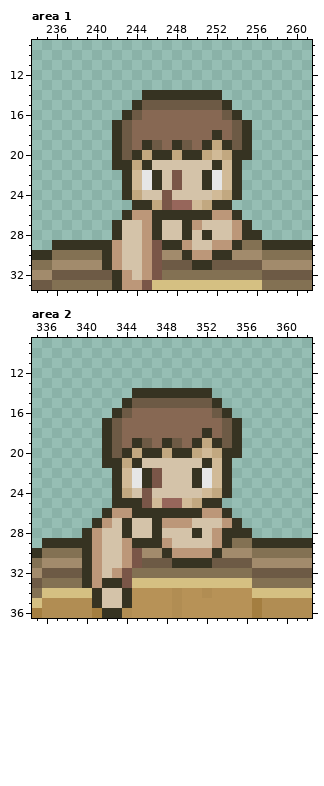
One commit to this pixel-art file: assets/02_architecture/03_brewery/cuve_v2-Sheet.aseprite. Above, as it was before the edit.
2600x116 pixels, 1 frame. Colours within 5 levels of each other are drawn and written as one. Shown: area 1: x 234..261, y 9..33; area 2: x 335..362, y 9..36. The commit also changed other parts of the picture, which this record leaves out.
The same view after the edit:
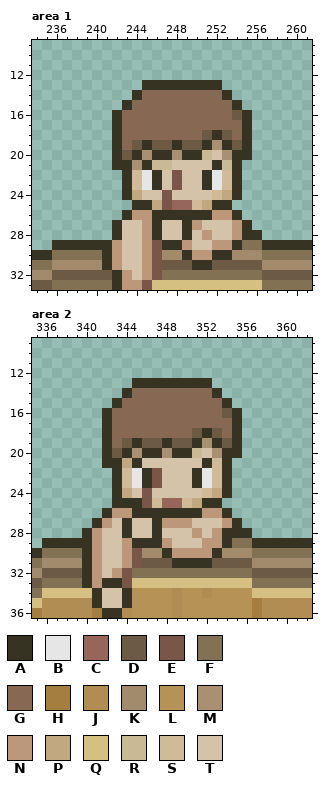
Palette (. is transparent): A #363322  B #e6e6e6  C #97665b  D #6d5a45  E #7a5648  F #837153  G #876853  H #a47e40  J #b18d53  K #a28b6c  L #b79257  M #aa9072  N #bc9779  P #c2a880  Q #d5c082  R #cab995  S #d1ba97  T #d4c3a9
Change:
--- area 1
@@ x 240..257 @@
 12 ..................
-13 ..................
-14 .....AAAAAAAA.....
-15 ....ADDDDDDDDA....
-16 ...ADGGGGGGGGDA...
-17 ..ADGGGGGGGGGGDA..
-18 ..ADGGGGGGGGAGDA..
-19 ..ADGADGADGAPADA..
-20 ..ADAPAAPAAPSPAA..
-21 ..AAPATTTTTTASA...
+13 .....AAAAAAAA.....
+14 ....AGGGGGGGGA....
+15 ...AGGGGGGGGGGA...
+16 ..AGGGGGGGGGGGDA..
+17 ..AGGGGGGGGGGGGA..
+18 ..AGGGGGGGGDADGA..
+19 ..AGDADDADDAMADA..
+20 ..ADAMAAMAARTMAA..
+21 ..AAMARRTTTTARA...
 22 ...ASBATETTABSA...
@@ x 249..253 @@
 27 ANTTT
-28 ATATT
+28 ATNTT
 29 NTTNN
--- area 2
@@ x 340..357 @@
 12 ..................
-13 ..................
-14 .....AAAAAAAA.....
-15 ....ADDDDDDDDA....
-16 ...ADGGGGGGGGDA...
-17 ..ADGGGGGGGGGGDA..
-18 ..ADGGGGGGGGAGDA..
-19 ..ADGADGADGAPADA..
-20 ..ADAPAAPAAPSPAA..
+13 .....AAAAAAAA.....
+14 ....AGGGGGGGGA....
+15 ...AGGGGGGGGGGA...
+16 ..AGGGGGGGGGGGDA..
+17 ..AGGGGGGGGGGGGA..
+18 ..AGGGGGGGGDADGA..
+19 ..AGDADDADDAMADA..
+20 ..ADAMAAMAARTMAA..
 21 ..AAPATTTTTTASA...
@@ x 349..354 @@
 27 NNTTTN
-28 TTATNA
-29 TTTTNA
+28 TTNTNA
+29 TTTNNA
 30 NNNNAK
Changed places in both pictures, as pixel boxes (x1, y1, x2, y2):
changed: (112, 80, 252, 170)
changed: (202, 230, 212, 240)
changed: (102, 378, 242, 458)
changed: (192, 528, 212, 548)
